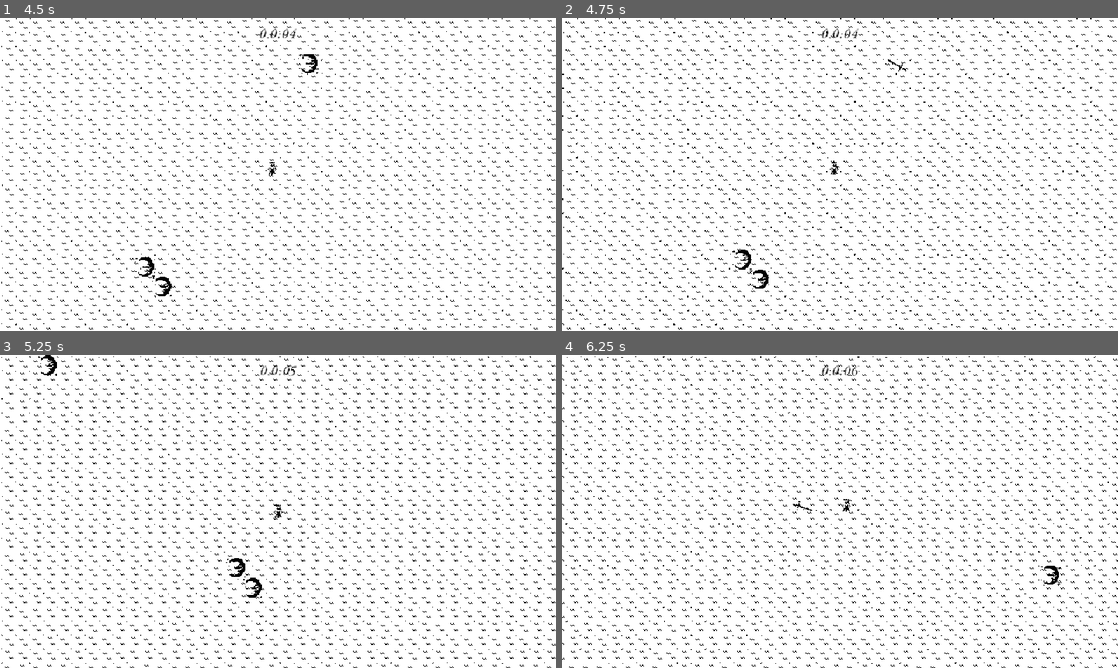
Above: before the commit, frames 1-4 (two rows, left to right).
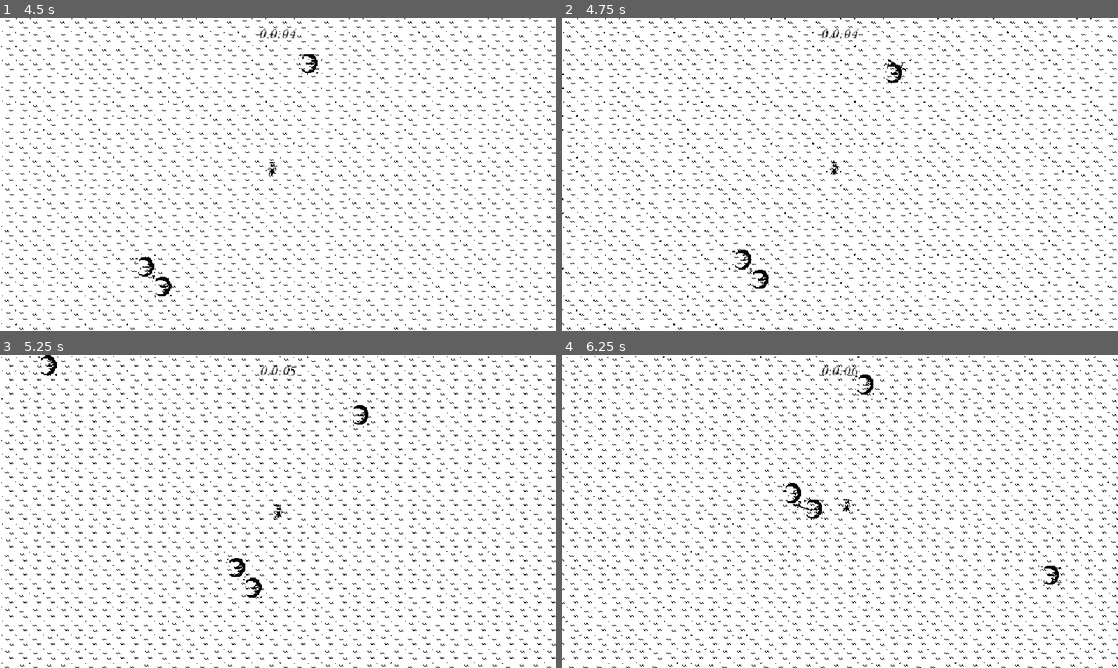
Above: after the commit, the same moments.

Repository: SoftcoreBee/Holographia
Game: Godot game, scene res://scene/main.tscn
Two runs of this game, one before a commit and one after it. Both use one fixed random seed, a clock stepped at 60 frames per second and the inputs below.
Inputs:
- Up to frame 1 (4.5 s): tap Enter at 0.5 s; hold D (move_right) 0.53-1.28 s; hold S (move_down) 1.28-2.03 s; hold D (move_right) 2.03-2.78 s; hold W (move_up) 2.78-3.53 s; hold A (move_left) from 3.53 s (still down)
- Up to frame 2 (4.75 s): keep holding A (move_left)
- Up to frame 3 (5.25 s): release A (move_left) at 5.03 s; hold S (move_down) from 5.03 s (still down)
- Up to frame 4 (6.25 s): release S (move_down) at 5.78 s; hold D (move_right) from 5.78 s (still down)

Frame 1 is identical in both runs. In frame 2, less than 0.1% of the frame differs, in the area x 57-62%, y 14-21%; in frame 3, less than 0.1%; in frame 4, 0.2%, in the area x 39-57%, y 6-53%.

Commit message:
enemy health + dmg

Diff:
--- a/scene/ability/sword_ability.tscn
+++ b/scene/ability/sword_ability.tscn
@@ -1,8 +1,8 @@
-[gd_scene load_steps=6 format=3 uid="uid://c436s4hecrm7p"]
+[gd_scene load_steps=8 format=3 uid="uid://c436s4hecrm7p"]
 
+[ext_resource type="Script" uid="uid://chq1o8qlst3fn" path="res://script/sword_ability.gd" id="1_pb6lv"]
 [ext_resource type="Texture2D" uid="uid://be1dvx53wguvu" path="res://asset/sprites/sword.png" id="1_wbme0"]
-
-[sub_resource type="RectangleShape2D" id="RectangleShape2D_wbme0"]
+[ext_resource type="PackedScene" uid="uid://toxnwctac8ir" path="res://scene/hitbox_component.tscn" id="1_xox0s"]
 
 [sub_resource type="Animation" id="Animation_xox0s"]
 length = 0.5
@@ -80,15 +80,10 @@
 &"swing": SubResource("Animation_wbme0")
 }
 
+[sub_resource type="RectangleShape2D" id="RectangleShape2D_xox0s"]
+
 [node name="SwordAbility" type="Node2D"]
-
-[node name="Area2D" type="Area2D" parent="."]
-collision_layer = 4
-collision_mask = 0
-
-[node name="CollisionShape2D" type="CollisionShape2D" parent="Area2D"]
-position = Vector2(10, -3)
-shape = SubResource("RectangleShape2D_wbme0")
+script = ExtResource("1_pb6lv")
 
 [node name="AnimationPlayer" type="AnimationPlayer" parent="."]
 libraries = {
@@ -100,3 +95,9 @@
 modulate = Color(0, 0, 0, 1)
 texture = ExtResource("1_wbme0")
 offset = Vector2(0, -4)
+
+[node name="HitboxComponent" parent="." instance=ExtResource("1_xox0s")]
+
+[node name="CollisionShape2D" type="CollisionShape2D" parent="HitboxComponent"]
+position = Vector2(10, -3)
+shape = SubResource("RectangleShape2D_xox0s")
--- a/scene/basic_enemy.tscn
+++ b/scene/basic_enemy.tscn
@@ -1,11 +1,12 @@
-[gd_scene load_steps=7 format=3 uid="uid://brqoyuppl0tem"]
+[gd_scene load_steps=8 format=3 uid="uid://brqoyuppl0tem"]
 
 [ext_resource type="Script" uid="uid://b1kjhgy22xxjj" path="res://script/basic_enemy.gd" id="1_0xbl2"]
 [ext_resource type="Texture2D" uid="uid://w5jpylsengyw" path="res://asset/sprites/basic_enemy.png" id="1_3puoo"]
 [ext_resource type="PackedScene" uid="uid://bafnlt6fjx7wj" path="res://scene/health_component.tscn" id="2_yveyc"]
 [ext_resource type="PackedScene" uid="uid://0xffxc1v5g8i" path="res://scene/gem_drop_component.tscn" id="3_6dlt6"]
+[ext_resource type="PackedScene" uid="uid://b780ddfadsllw" path="res://scene/hurtbox_component.tscn" id="4_pc74v"]
 
-[sub_resource type="CircleShape2D" id="CircleShape2D_yveyc"]
+[sub_resource type="CircleShape2D" id="CircleShape2D_pc74v"]
 radius = 17.0
 
 [sub_resource type="CircleShape2D" id="CircleShape2D_0xbl2"]
@@ -17,17 +18,16 @@
 motion_mode = 1
 script = ExtResource("1_0xbl2")
 
-[node name="Area2D" type="Area2D" parent="."]
-collision_layer = 0
-collision_mask = 4
-
-[node name="CollisionShape2D" type="CollisionShape2D" parent="Area2D"]
-shape = SubResource("CircleShape2D_yveyc")
-
 [node name="HealthComponent" parent="." instance=ExtResource("2_yveyc")]
 
 [node name="GemDropComponent" parent="." node_paths=PackedStringArray("health_component") instance=ExtResource("3_6dlt6")]
 health_component = NodePath("../HealthComponent")
+
+[node name="HurtboxComponent" parent="." node_paths=PackedStringArray("health_component") instance=ExtResource("4_pc74v")]
+health_component = NodePath("../HealthComponent")
+
+[node name="CollisionShape2D" type="CollisionShape2D" parent="HurtboxComponent"]
+shape = SubResource("CircleShape2D_pc74v")
 
 [node name="Sprite2D" type="Sprite2D" parent="."]
 modulate = Color(0, 0, 0, 1)
--- /dev/null
+++ b/scene/hitbox_component.tscn
@@ -0,0 +1,8 @@
+[gd_scene load_steps=2 format=3 uid="uid://toxnwctac8ir"]
+
+[ext_resource type="Script" uid="uid://dgr0jmb7x172w" path="res://script/hitbox_component.gd" id="1_2fl8b"]
+
+[node name="HitboxComponent" type="Area2D"]
+collision_layer = 4
+collision_mask = 0
+script = ExtResource("1_2fl8b")
--- /dev/null
+++ b/scene/hurtbox_component.tscn
@@ -0,0 +1,8 @@
+[gd_scene load_steps=2 format=3 uid="uid://b780ddfadsllw"]
+
+[ext_resource type="Script" uid="uid://cfdbn13h8sahp" path="res://script/hurtbox_component.gd" id="1_5s0yt"]
+
+[node name="HurtboxComponent" type="Area2D"]
+collision_layer = 0
+collision_mask = 4
+script = ExtResource("1_5s0yt")
--- a/script/Ability/sword_ability_controller.gd
+++ b/script/Ability/sword_ability_controller.gd
@@ -3,6 +3,7 @@
 const MAX_RANGE = 150
 
 @export var sword_ability_scene: PackedScene
+var damage = 5
 
 
 func _ready():
@@ -27,8 +28,10 @@
         return a_distance < b_distance
     )
 
-    var sword_instance = sword_ability_scene.instantiate() as Node2D
-    enemies[0].get_parent().add_child(sword_instance)
+    var sword_instance = sword_ability_scene.instantiate() as SwordAbility
+    player.get_parent().add_child(sword_instance)
+    sword_instance.hitbox_component.damage = damage
+
     sword_instance.global_position = enemies[0].global_position
     sword_instance.global_position += Vector2.RIGHT.rotated(randf_range(0, TAU)) * 4
 
--- a/script/basic_enemy.gd
+++ b/script/basic_enemy.gd
@@ -4,8 +4,6 @@
 
 @onready var health_component = $HealthComponent
 
-func _ready():
-    $Area2D.area_entered.connect(on_area_entered)
 
 
 func _process(_delta):
@@ -19,6 +17,3 @@
     if player != null:
         return (player.global_position - global_position).normalized()
     return Vector2.ZERO
-
-func on_area_entered(other_area: Area2D):
-    health_component.damage(100)
--- /dev/null
+++ b/script/hitbox_component.gd
@@ -0,0 +1,4 @@
+extends Area2D
+class_name HitboxComponent
+
+var damage = 0
--- /dev/null
+++ b/script/hurtbox_component.gd
@@ -0,0 +1,19 @@
+extends Area2D
+
+class_name HurtboxComponent
+
+@export var health_component: Node
+
+
+func _ready():
+    area_entered.connect(_on_area_entered)
+
+func _on_area_entered(other_area: Area2D):
+    if not other_area is HitboxComponent:
+        return
+
+    if health_component == null:
+        return
+
+    var hitbox_component = other_area as HitboxComponent
+    health_component.damage(hitbox_component.damage)
--- /dev/null
+++ b/script/sword_ability.gd
@@ -0,0 +1,4 @@
+extends Node2D
+class_name SwordAbility
+
+@onready var hitbox_component: HitboxComponent = $HitboxComponent
Not shown, added: script/hitbox_component.gd.uid
Not shown, added: script/hurtbox_component.gd.uid
Not shown, added: script/sword_ability.gd.uid
